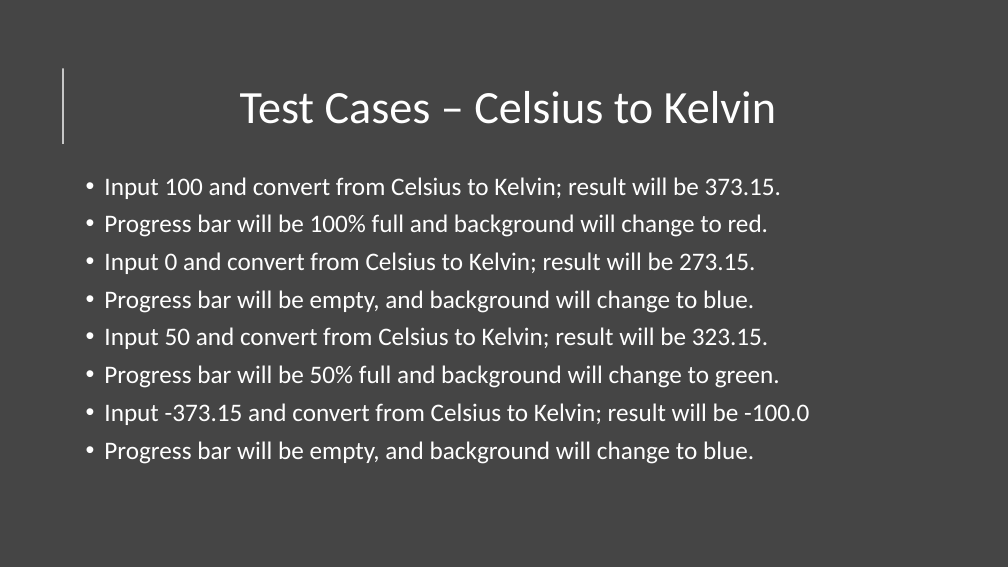
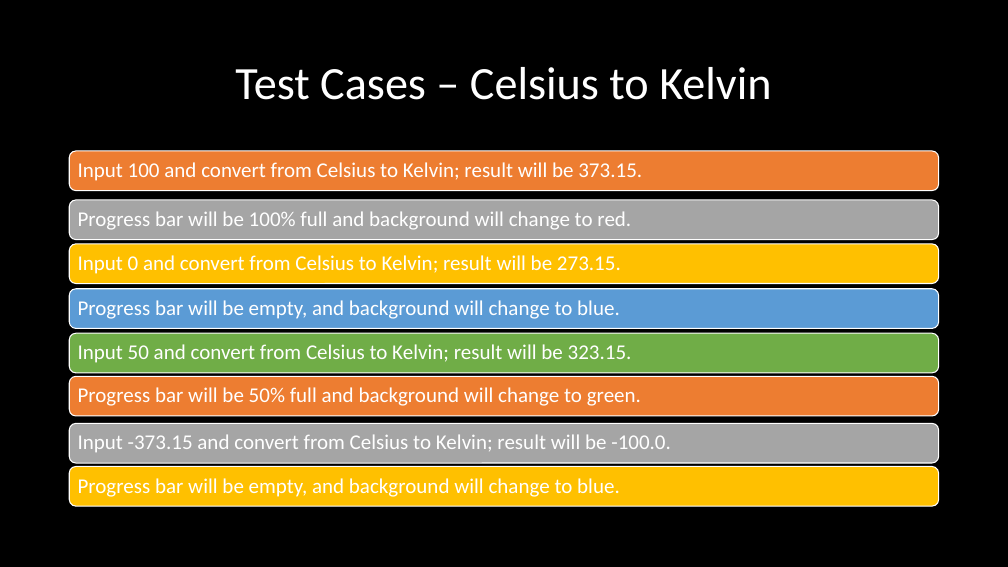
Before and after one commit to acn1008/ProjectComp730, a slide deck: slide 11 of Final Project.pptx. Drawn at 1008x567 pixels with LibreOffice and Linux fonts; fonts in the diff are those of the drawing; background and template pictures are left out. Boxes give left, top, right and bottom in pixels: in the first picture for what was removed or moved away, otherwise in the second. Text is boxed around its words. In the diff, an @@ line names an element or a change of style, - is before the commit and + after.

Commit message:
Add files via upload
Making test cases portion for final project presentation draft in the same format

```diff
--- a/Final Project.pptx
+++ b/Final Project.pptx
@@ background #454545 to picture (left out) @@
@@ title "Test Cases – Celsius to ...": place and size @@
-title "Test Cases – Celsius to ..." at bbox=[240, 91, 776, 124]
+title "Test Cases – Celsius to ..." at bbox=[235, 67, 771, 100]
@@ line removed from (63, 144) to (63, 68) @@
@@ text removed at bbox=[104, 177, 809, 464] @@
-• Input 100 and convert from Celsius to Kelvin; result will be 373.15.
-• Progress bar will be 100% full and background will change to red.
-• Input 0 and convert from Celsius to Kelvin; result will be 273.15.
-• Progress bar will be empty, and background will change to blue.
-• Input 50 and convert from Celsius to Kelvin; result will be 323.15.
-• Progress bar will be 50% full and background will change to green.
-• Input -373.15 and convert from Celsius to Kelvin; result will be -100.0
-• Progress bar will be empty, and background will change to blue.
@@ group added at bbox=[70, 151, 939, 506]: 8 rounded rectangles, 8 texts @@
+Input 100 and convert from Celsius to Kelvin; result will be 373.15.
+Progress bar will be 100% full and background will change to red.
+Input 0 and convert from Celsius to Kelvin; result will be 273.15.
+Progress bar will be empty, and background will change to blue.
+Input 50 and convert from Celsius to Kelvin; result will be 323.15.
+Progress bar will be 50% full and background will change to green.
+Input -373.15 and convert from Celsius to Kelvin; result will be -100.0.
+Progress bar will be empty, and background will change to blue.
```
Also in this commit, not shown: 3 other slides changed, 1 slide added.
